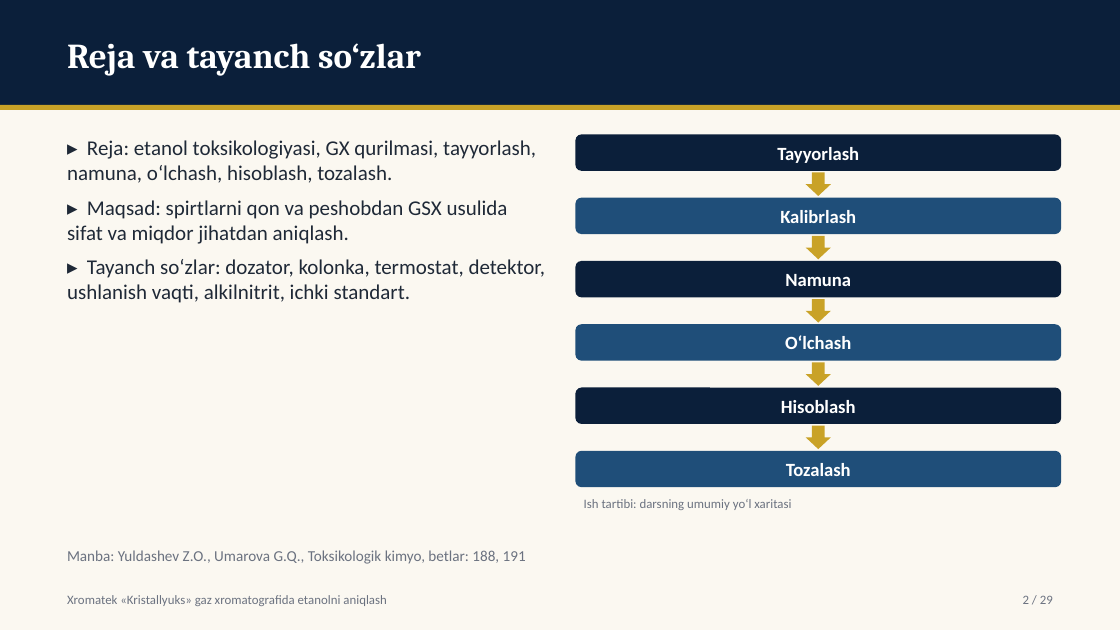
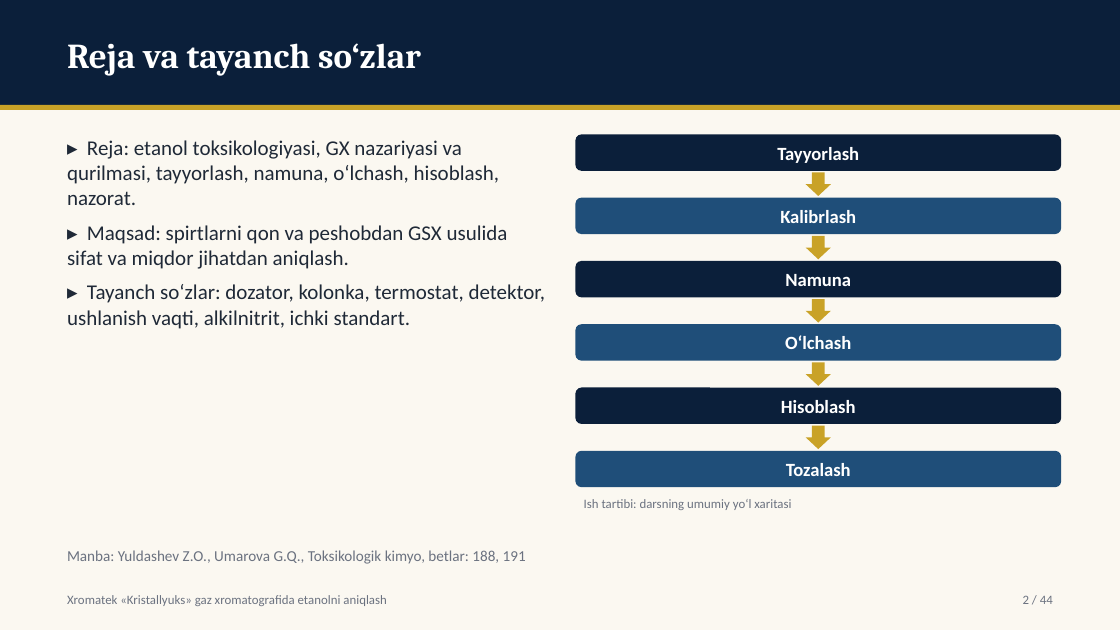
Before and after one commit to davlatsudekspert/forensic-expert, a slide deck: slide 2 of out/instr-01-kristallyuks-etanol.pptx. Drawn at 1120x630 pixels with LibreOffice and Linux fonts; fonts in the diff are those of the drawing. Boxes give left, top, right and bottom in pixels: in the first picture for what was removed or moved away, otherwise in the second. Text is boxed around its words. In the diff, an @@ line names an element or a change of style, - is before the commit and + after.

```diff
--- a/out/instr-01-kristallyuks-etanol.pptx
+++ b/out/instr-01-kristallyuks-etanol.pptx
@@ text at bbox=[67, 140, 499, 205]: text changed @@
-▸ Reja: etanol toksikologiyasi, GX qurilmasi, tayyorlash, namuna, o‘lchash, hisoblash, tozalash.
+▸ Reja: etanol toksikologiyasi, GX nazariyasi va qurilmasi, tayyorlash, namuna, o‘lchash, hisoblash, nazorat.
@@ text at bbox=[1023, 596, 1053, 604]: text changed @@
-2 / 29
+2 / 44
```
Also in this commit, not shown: 27 other slides changed, 15 slides added, 9 other files.
